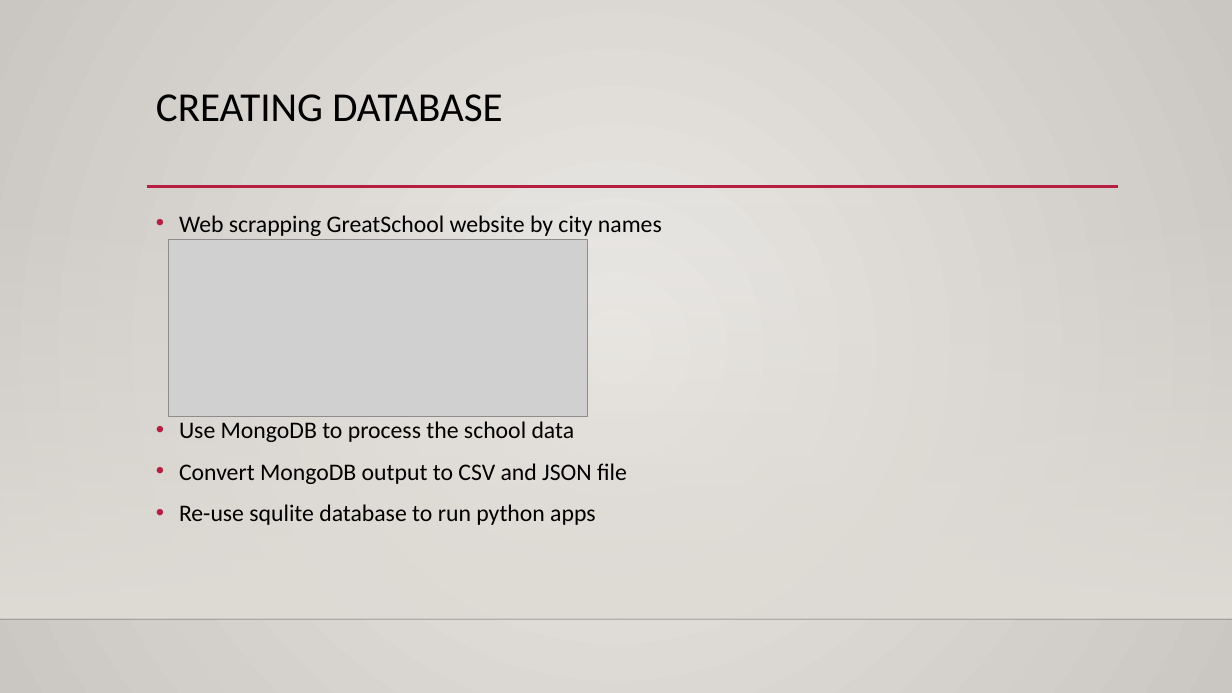
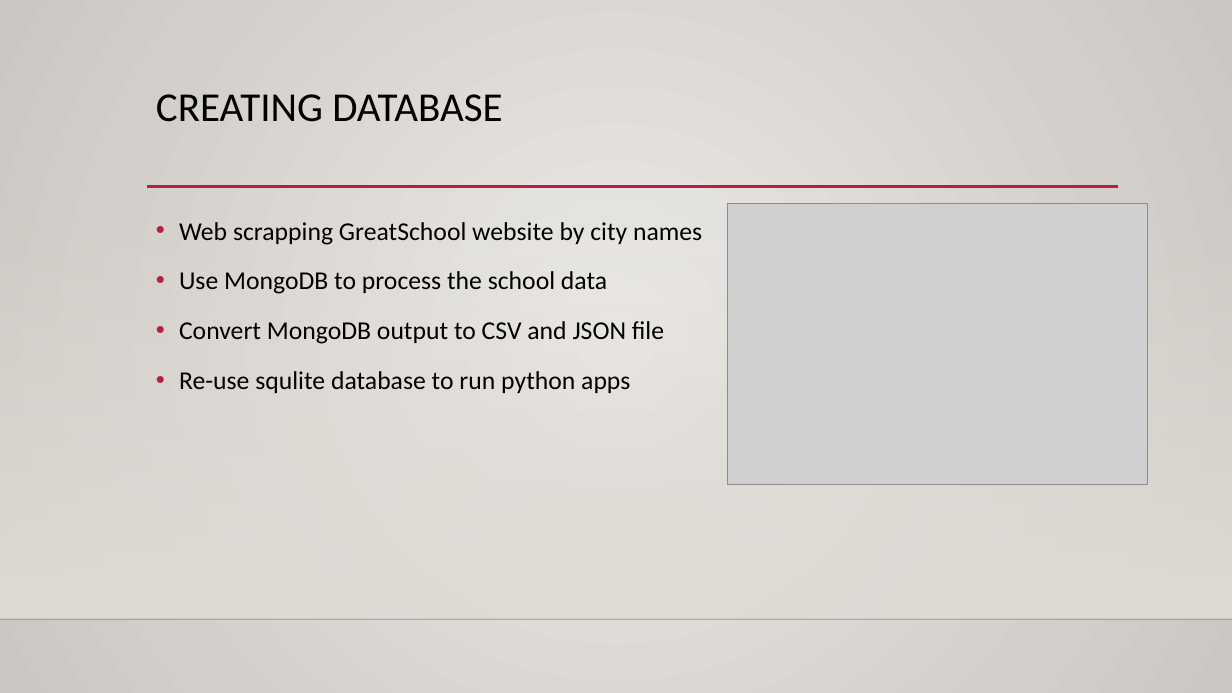
Before and after one commit to mayushah1/Best-Place-to-live, a slide deck: slide 4 of Presentation for project 2.pptx. Drawn at 1232x693 pixels with LibreOffice and Linux fonts; fonts in the diff are those of the drawing; grey boxes stand for pictures; background and template pictures are left out. Boxes give left, top, right and bottom in pixels: in the first picture for what was removed or moved away, otherwise in the second. Text is boxed around its words. In the diff, an @@ line names an element or a change of style, - is before the commit and + after.

Commit message:
updated

```diff
--- a/Presentation for project 2.pptx
+++ b/Presentation for project 2.pptx
@@ text "Web scrapping GreatSchool website by ..." at (x1=179, y1=222, x2=702, y2=393): size 18.5 to 20 pt; line spacing 1 to 1.2 @@
@@ picture resized from (x1=168, y1=239, x2=588, y2=417) to (x1=728, y1=203, x2=1148, y2=484) @@
```
